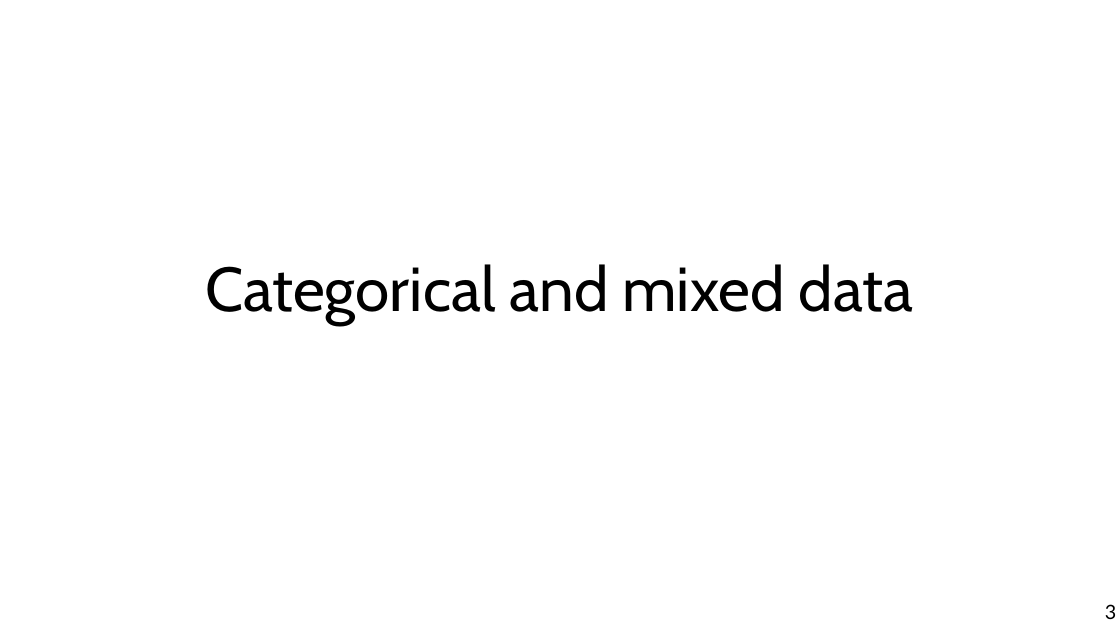
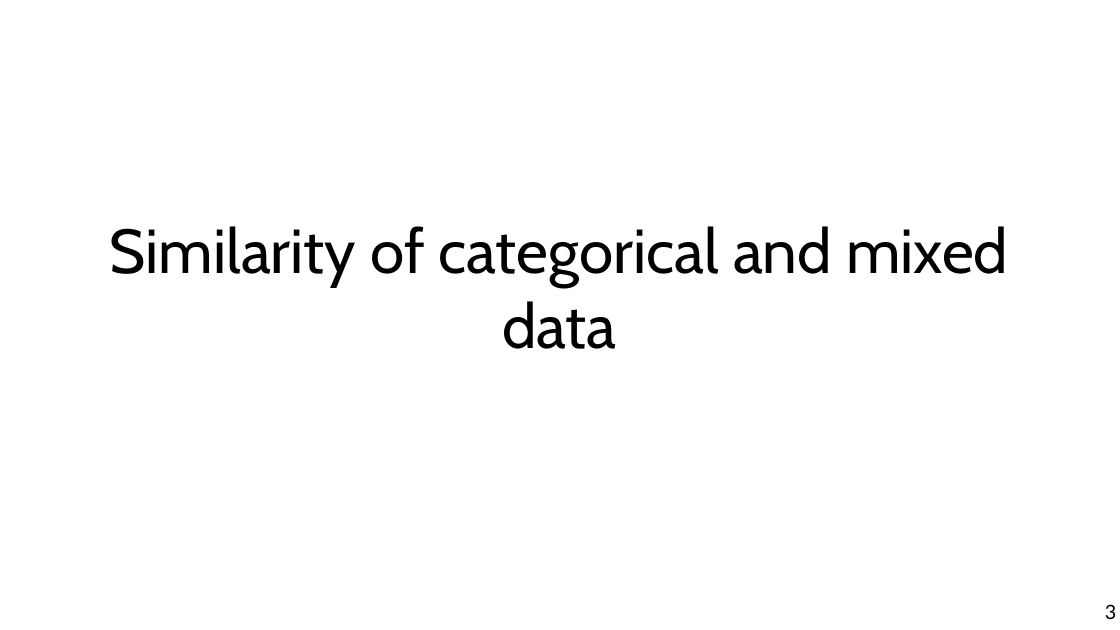
Before and after one commit to chatox/data-mining-course, a slide deck: slide 3 of theory/odp/tt07_sim_beyond_numerical.odp. Drawn at 1120x630 pixels with LibreOffice and Linux fonts; fonts in the diff are those of the drawing. Boxes give left, top, right and bottom in pixels: in the first picture for what was removed or moved away, otherwise in the second. Text is boxed around its words. In the diff, an @@ line names an element or a change of style, - is before the commit and + after.

```diff
--- a/theory/odp/tt07_sim_beyond_numerical.odp
+++ b/theory/odp/tt07_sim_beyond_numerical.odp
@@ title at box(110, 226, 1008, 349): text changed @@
-Categorical and mixed data
+Similarity of categorical and mixed data
```
Also in this commit, not shown: 15 other slides changed, 2 slides added, 1 other file.
